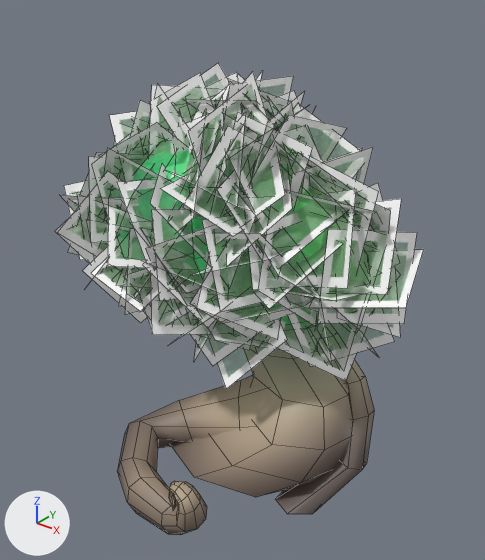
Before and after pictures for a commit that changed the FBX model Assets/Imports/Tree3.fbx.
The view is the same before and after, from a camera (50 mm lens) standing at (-17.73, -7.73, 6.99) and looking at (-23.35, -0.7, 2.64). Every picture has the same lights, and +X, +Y and +Z are marked at lower left. Mesh edges are drawn as thin lines.
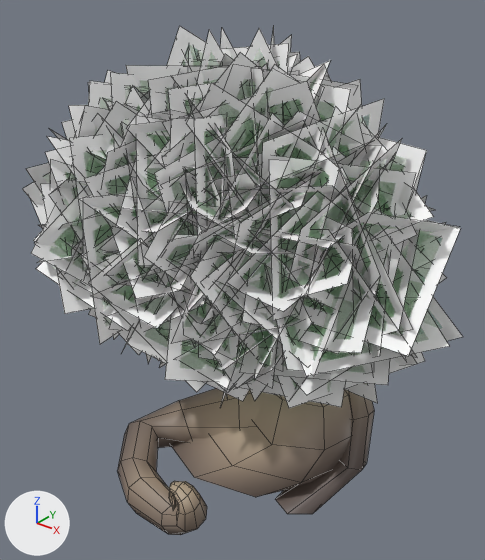
Where the change shows, as pixel boxes [x1, y1, x2, y2] in the pictures (485 x 560 px; the box of a moved part takes in the faces that stretch with it):
'Cylinder.001', reshaped, moved, turned, rescaled: before [55, 63, 424, 535]; after [23, 26, 463, 535]
part 1 of me_cylinder_005, moved or reshaped: before [171, 329, 351, 497]; after [171, 389, 351, 497]
part 2 of me_cylinder_005, moved or reshaped: before [117, 375, 265, 535]; after [117, 388, 264, 535]
part 3 of me_cylinder_005, moved or reshaped: before [275, 323, 374, 514]; after [275, 383, 374, 514]
part 4 of me_cylinder_005, moved or reshaped (not visible afterwards): before [105, 117, 369, 331]
part 5 of me_cylinder_005, deleted: before [55, 63, 424, 389]
part 6 of me_cylinder_005, built on: after [23, 26, 463, 408]

Edits to the bpy script that builds the scene:
```text
Change me_cylinder_005:
    used by ob_cylinder_001; location = (-22.93, -0.61, 0.0)
    remove me_cylinder_005.from_pydata(...)  # 1210 vertices, 605 faces; spans x -3.89..2.39, y -2.54..1.82, z -0.22..5.66
    add me_cylinder_005.from_pydata(...)  # 2406 vertices, 904 faces; spans x -1.39..1.31, y -2.21..1.55, z -0.63..2.86
    me_cylinder_005 part 1: the loose piece of 89 vertices spanning x -1.51..1.63, y -1.48..1.19, z -0.06..3.42 is multiplied about its middle by the matrix ((-0.056, -0.434, 0.303), (-0.122, 0.307, 0.417), (-0.515, -0.026, -0.132)), then moved by (-0.49, -0.58, -0.75)
    me_cylinder_005 part 2: the loose piece of 113 vertices spanning x -1.63..0.96, y -2.54..0.67, z -0.22..1.29 is multiplied about its middle by the matrix ((-0.056, -0.434, 0.303), (-0.122, 0.307, 0.417), (-0.515, -0.026, -0.132)), then moved by (-0.07, -0.46, 0.77)
    me_cylinder_005 part 3: the loose piece of 61 vertices spanning x -0.82..1.88, y -1.17..1.25, z -0.1..3.02 is multiplied about its middle by the matrix ((-0.056, -0.434, 0.303), (-0.122, 0.307, 0.417), (-0.515, -0.026, -0.132)), then moved by (-1.13, -0.85, -0.75)
    me_cylinder_005 part 4: the loose piece of 98 vertices spanning x -3.06..1.7, y -1.14..1.08, z 2.16..4.93 is multiplied about its middle by the matrix ((-0.056, -0.434, 0.303), (-0.122, 0.307, 0.417), (-0.515, -0.026, -0.132)), then moved by (0.81, 0.21, -2.49)
    me_cylinder_005 part 5: 198 loose pieces with 792 vertices, spanning x -3.89..2.39, y -1.86..1.82, z 1.55..5.66, are deleted
    me_cylinder_005 part 6: 8 vertices removed from x -0.99..0.58, y -0.07..1.41, z 2.79..4.43; 1996 vertices added at x -1.08..1.31, y -1.25..1.55, z -0.63..2.86
Change ob_cylinder_001:
    ob_cylinder_001.location: (-22.93, -0.61, 0.0) -> (-21.58, -0.55, 3.63)
    ob_cylinder_001.rotation_euler: (0.0, 0.0, 0.0) -> (1.878, -0.605, -1.699)  # degrees (0, 0, 0) -> degrees (108, -35, -97)
    ob_cylinder_001.scale: (1.0, 1.0, 1.0) -> (1.88, 1.88, 1.88)
```
